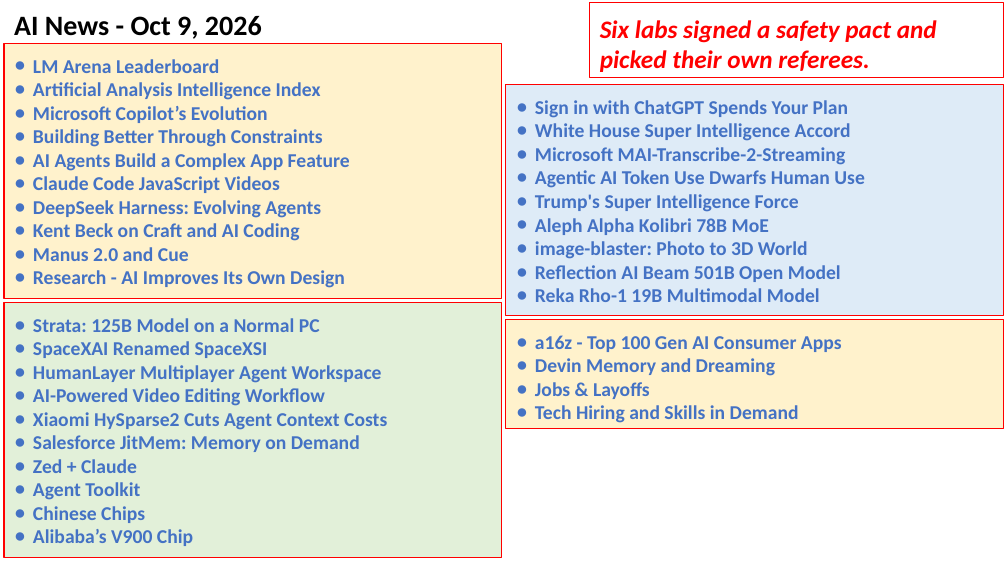
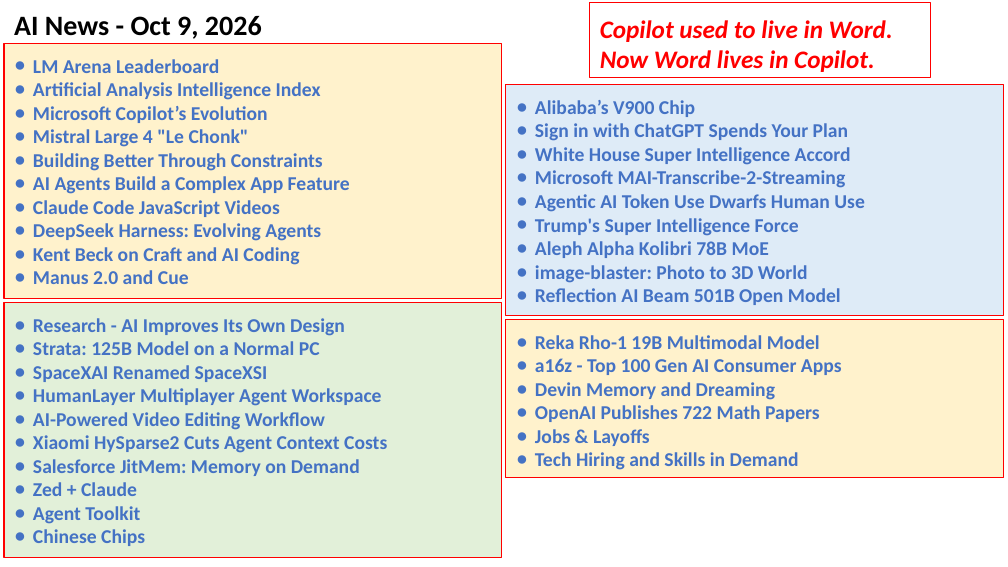
Before and after one commit to lselector/seminar, a slide deck: slide 1 of 2026/2026-10-09-AI-News.pptx. Drawn at 1008x567 pixels with LibreOffice and Linux fonts; fonts in the diff are those of the drawing. Boxes give left, top, right and bottom in pixels: in the first picture for what was removed or moved away, otherwise in the second. Text is boxed around its words. In the diff, an @@ line names an element or a change of style, - is before the commit and + after.

Commit message:
update

```diff
--- a/2026/2026-10-09-AI-News.pptx
+++ b/2026/2026-10-09-AI-News.pptx
@@ rectangle "Copilot used to live in ..." resized from (x1=590, y1=3, x2=1004, y2=78) to (x1=590, y1=3, x2=931, y2=78) @@
@@ text in rectangle at (x1=600, y1=20, x2=893, y2=72): text changed @@
-Six labs signed a safety pact and picked their own referees.
+Copilot used to live in Word.
+Now Word lives in Copilot.
@@ text in rectangle at (x1=535, y1=100, x2=695, y2=117): paragraph added @@
+● Alibaba’s V900 Chip
@@ text in rectangle at (x1=33, y1=129, x2=249, y2=147): paragraph added @@
+● Mistral Large 4 "Le Chonk"
@@ text in rectangle at (x1=33, y1=270, x2=345, y2=288): paragraph removed @@
-● Research - AI Improves Its Own Design
@@ text in rectangle at (x1=535, y1=288, x2=820, y2=302): paragraph removed @@
-● Reka Rho-1 19B Multimodal Model
@@ text in rectangle at (x1=33, y1=318, x2=345, y2=336): paragraph added @@
+● Research - AI Improves Its Own Design
@@ rectangle "Reka Rho-1 19B Multimodal Model" resized from (x1=506, y1=320, x2=1004, y2=428) to (x1=506, y1=320, x2=1004, y2=478) @@
@@ text in rectangle at (x1=535, y1=335, x2=820, y2=349): paragraph added @@
+● Reka Rho-1 19B Multimodal Model
@@ text in rectangle at (x1=535, y1=405, x2=820, y2=422): paragraph added @@
+● OpenAI Publishes 722 Math Papers
@@ text in rectangle at (x1=33, y1=529, x2=193, y2=546): paragraph removed @@
-● Alibaba’s V900 Chip
```
Also in this commit, not shown: 1 other slide changed, 2 slides added.
